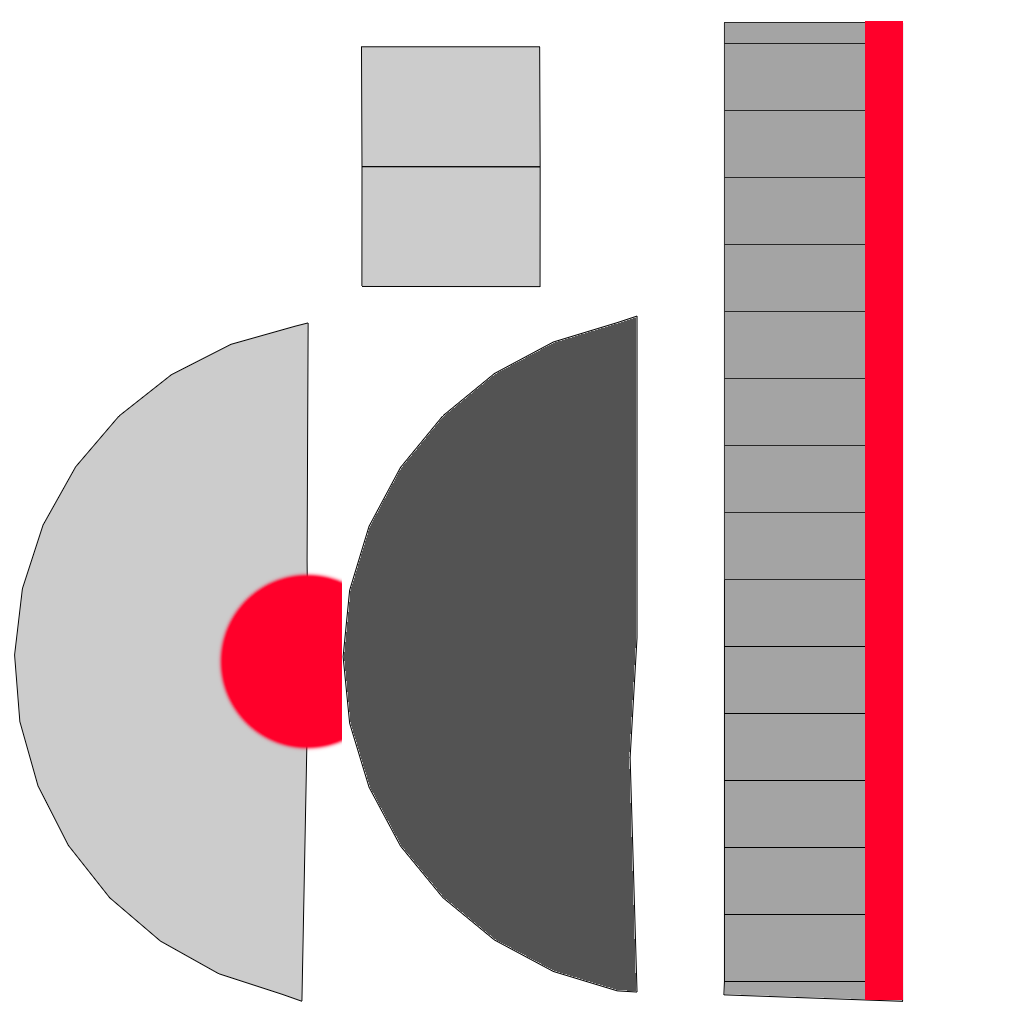
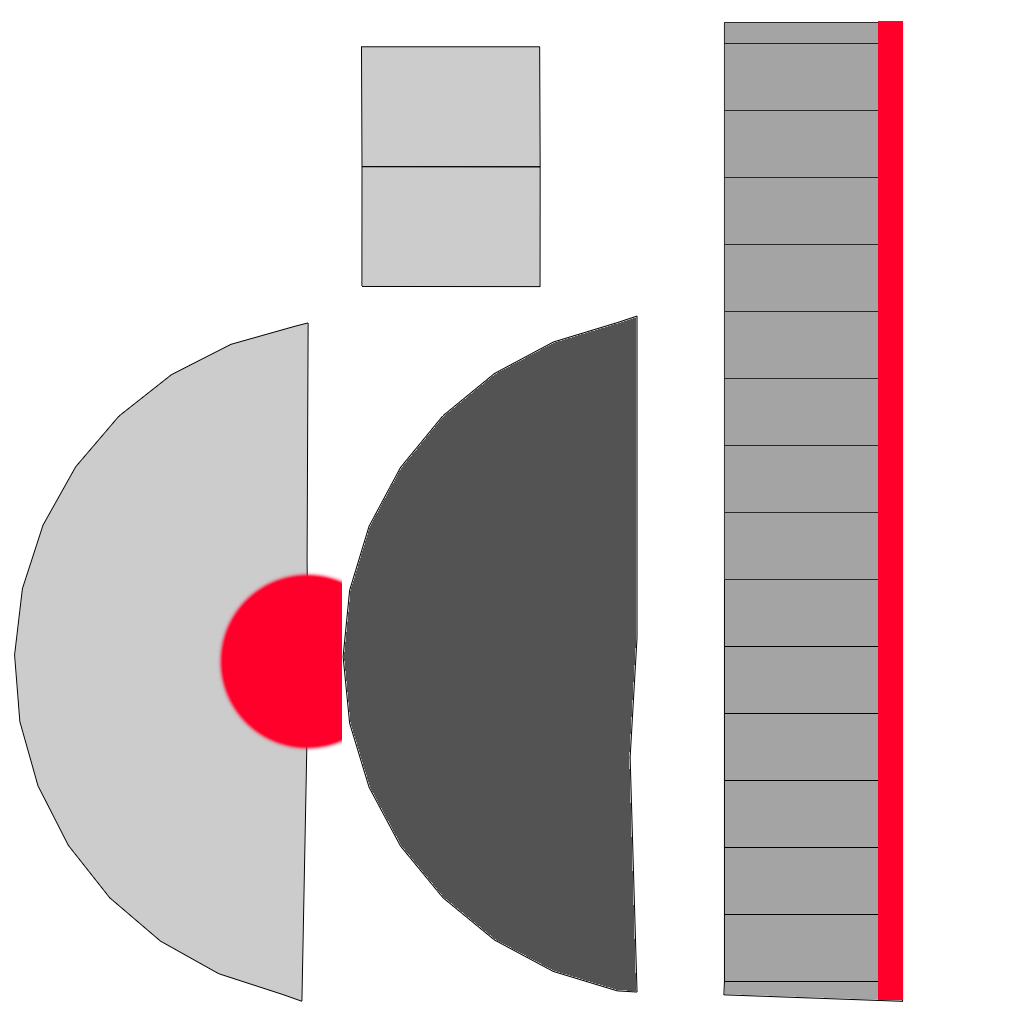
Comparing the layer stacks of the two 1024 × 1024 images. Changes:
painted on "Layer 3" over [865, 21, 878, 1000]
